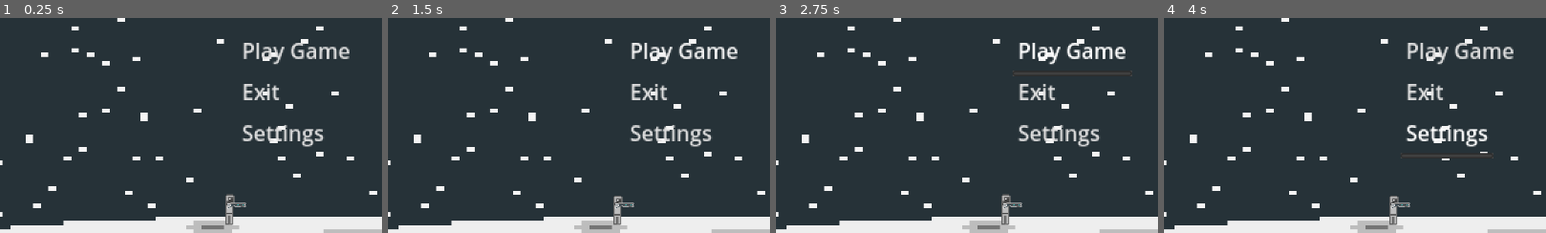
Above: before the commit, frames 1-4 (left to right).
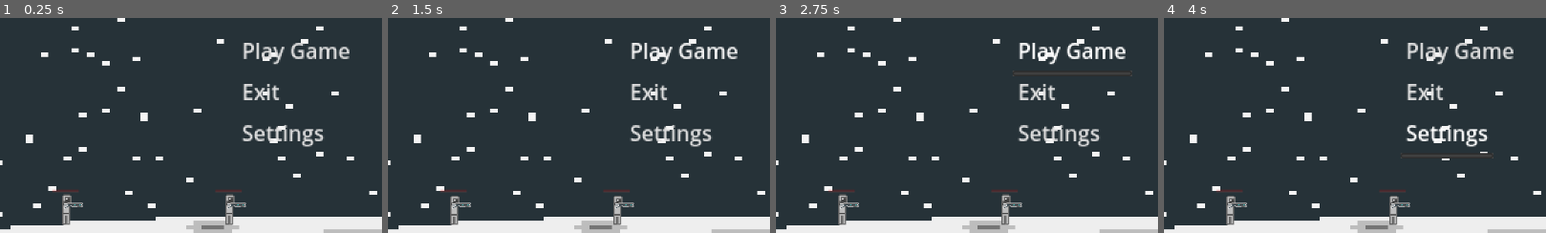
Above: after the commit, the same moments.

Repository: peterbucygamedev/MoonMen
Game: Godot game, scene res://Scenes/main_menu.tscn
The game is run twice, just before and just after one commit, with the same random seed, the same clock (stepped at 60 frames per second) and the same inputs.
Inputs:
- Up to frame 1 (0.25 s): no input
- Up to frame 2 (1.5 s): click "Play Game" at 0.5 s; click "Play Game" at 1.25 s
- Up to frame 3 (2.75 s): click "Play Game" at 2 s
- Up to frame 4 (4 s): click "Settings" at 2.75 s; tap Enter (ui_accept) at 3.5, 3.77 s
The pictures show only the part of the screen within x 14-64%, y 19-69%; the shares and areas given below are measured in that part.

The runs differ from the first frame. In frame 1, 0.5% of the frame differs, in the area x 13-64%, y 80-97%; in frame 2, 0.5%; in frame 3, 0.5%; in frame 4, 0.5%.

Commit message:
working on projectiles

Diff:
--- a/Scenes/bullet.tscn
+++ b/Scenes/bullet.tscn
@@ -4,16 +4,21 @@
 [ext_resource type="Texture2D" uid="uid://cdma4wvh2ef2t" path="res://Assets/pixil-frame-0 - 2024-08-06T114136.614.png" id="1_jhuys"]
 
 [sub_resource type="RectangleShape2D" id="RectangleShape2D_usoef"]
+size = Vector2(4, 2.1)
 
 [node name="bullet" type="RigidBody2D"]
-gravity_scale = 0.0
+collision_layer = 2
+collision_mask = 2
+center_of_mass_mode = 1
+center_of_mass = Vector2(0, 0.1)
+inertia = 30.0
 script = ExtResource("1_3y6mo")
 
 [node name="CollisionShape2D" type="CollisionShape2D" parent="."]
 shape = SubResource("RectangleShape2D_usoef")
-disabled = true
 
 [node name="Sprite2D" type="Sprite2D" parent="."]
+position = Vector2(-9.53674e-07, 0.1)
 scale = Vector2(0.2, 0.2)
 texture = ExtResource("1_jhuys")
 region_enabled = true
--- a/Scenes/main_menu.tscn
+++ b/Scenes/main_menu.tscn
@@ -70,3 +70,7 @@
 
 [node name="player" parent="." instance=ExtResource("1_yn0hc")]
 position = Vector2(-35, 19)
+
+[node name="player2" parent="." instance=ExtResource("1_yn0hc")]
+position = Vector2(-158, 18)
+playerNumber = 1
--- a/Scenes/player.tscn
+++ b/Scenes/player.tscn
@@ -1,10 +1,13 @@
-[gd_scene load_steps=21 format=3 uid="uid://jb2kjgt1osww"]
+[gd_scene load_steps=58 format=3 uid="uid://jb2kjgt1osww"]
 
 [ext_resource type="Texture2D" uid="uid://b6se1338dhyv0" path="res://Assets/pixil-frame-0 - 2024-08-03T161208.173.png" id="1_gv3uw"]
 [ext_resource type="Script" path="res://Scripts/playerScript.gd" id="1_h1kp2"]
 [ext_resource type="Texture2D" uid="uid://n3i63b24goij" path="res://Assets/pixil-frame-0 - 2024-08-03T192824.383.png" id="2_1g58m"]
 [ext_resource type="Texture2D" uid="uid://docaxey80f3nh" path="res://Assets/pixil-frame-0 - 2024-08-03T162605.042.png" id="3_a2hm7"]
 [ext_resource type="Texture2D" uid="uid://pdsvhbod1g46" path="res://Assets/pixil-frame-0 - 2024-08-05T151743.236.png" id="5_4somu"]
+[ext_resource type="Texture2D" uid="uid://d03nxuf2kcj01" path="res://Assets/pixil-frame-0 - 2024-06-30T203151.892.png" id="6_glway"]
+[ext_resource type="Texture2D" uid="uid://dn37m8u2rsr44" path="res://Assets/pixil-frame-0 - 2024-08-06T223254.305.png" id="7_aqhe7"]
+[ext_resource type="Texture2D" uid="uid://cmhdl0u41ryx3" path="res://Assets/pixil-frame-0 - 2024-08-06T223108.068.png" id="8_qk2ns"]
 
 [sub_resource type="RectangleShape2D" id="RectangleShape2D_l6b1r"]
 
@@ -112,7 +115,294 @@
 
 [sub_resource type="RectangleShape2D" id="RectangleShape2D_8xmi7"]
 
+[sub_resource type="AtlasTexture" id="AtlasTexture_i2oau"]
+atlas = ExtResource("6_glway")
+region = Rect2(0, 0, 100, 10)
+
+[sub_resource type="AtlasTexture" id="AtlasTexture_bnaej"]
+atlas = ExtResource("7_aqhe7")
+region = Rect2(0, 0, 100, 10)
+
+[sub_resource type="AtlasTexture" id="AtlasTexture_hr6wf"]
+atlas = ExtResource("6_glway")
+region = Rect2(0, 90, 100, 10)
+
+[sub_resource type="AtlasTexture" id="AtlasTexture_7nfvm"]
+atlas = ExtResource("7_aqhe7")
+region = Rect2(0, 90, 100, 10)
+
+[sub_resource type="AtlasTexture" id="AtlasTexture_4ymbk"]
+atlas = ExtResource("6_glway")
+region = Rect2(0, 10, 100, 10)
+
+[sub_resource type="AtlasTexture" id="AtlasTexture_7cx6u"]
+atlas = ExtResource("7_aqhe7")
+region = Rect2(0, 10, 100, 10)
+
+[sub_resource type="AtlasTexture" id="AtlasTexture_jfjn3"]
+atlas = ExtResource("6_glway")
+region = Rect2(0, 20, 100, 10)
+
+[sub_resource type="AtlasTexture" id="AtlasTexture_upo4r"]
+atlas = ExtResource("7_aqhe7")
+region = Rect2(0, 20, 100, 10)
+
+[sub_resource type="AtlasTexture" id="AtlasTexture_ex48a"]
+atlas = ExtResource("6_glway")
+region = Rect2(0, 30, 100, 10)
+
+[sub_resource type="AtlasTexture" id="AtlasTexture_h4uc2"]
+atlas = ExtResource("7_aqhe7")
+region = Rect2(0, 30, 100, 10)
+
+[sub_resource type="AtlasTexture" id="AtlasTexture_x6tdv"]
+atlas = ExtResource("6_glway")
+region = Rect2(0, 40, 100, 10)
+
+[sub_resource type="AtlasTexture" id="AtlasTexture_5kre5"]
+atlas = ExtResource("7_aqhe7")
+region = Rect2(0, 40, 100, 10)
+
+[sub_resource type="AtlasTexture" id="AtlasTexture_0ucnb"]
+atlas = ExtResource("6_glway")
+region = Rect2(0, 50, 100, 10)
+
+[sub_resource type="AtlasTexture" id="AtlasTexture_3ljda"]
+atlas = ExtResource("7_aqhe7")
+region = Rect2(0, 50, 100, 10)
+
+[sub_resource type="AtlasTexture" id="AtlasTexture_cjh7o"]
+atlas = ExtResource("6_glway")
+region = Rect2(0, 70, 100, 10)
+
+[sub_resource type="AtlasTexture" id="AtlasTexture_hs7hr"]
+atlas = ExtResource("7_aqhe7")
+region = Rect2(0, 60, 100, 10)
+
+[sub_resource type="AtlasTexture" id="AtlasTexture_5jsix"]
+atlas = ExtResource("6_glway")
+region = Rect2(0, 70, 100, 10)
+
+[sub_resource type="AtlasTexture" id="AtlasTexture_o524p"]
+atlas = ExtResource("7_aqhe7")
+region = Rect2(0, 70, 100, 10)
+
+[sub_resource type="AtlasTexture" id="AtlasTexture_kdeud"]
+atlas = ExtResource("6_glway")
+region = Rect2(0, 80, 100, 10)
+
+[sub_resource type="AtlasTexture" id="AtlasTexture_tieb6"]
+atlas = ExtResource("7_aqhe7")
+region = Rect2(0, 80, 100, 10)
+
+[sub_resource type="SpriteFrames" id="SpriteFrames_wb7q8"]
+animations = [{
+"frames": [{
+"duration": 1.0,
+"texture": SubResource("AtlasTexture_i2oau")
+}, {
+"duration": 1.0,
+"texture": SubResource("AtlasTexture_bnaej")
+}],
+"loop": false,
+"name": &"10",
+"speed": 1.0
+}, {
+"frames": [{
+"duration": 1.0,
+"texture": SubResource("AtlasTexture_hr6wf")
+}, {
+"duration": 1.0,
+"texture": SubResource("AtlasTexture_7nfvm")
+}],
+"loop": false,
+"name": &"100",
+"speed": 1.0
+}, {
+"frames": [{
+"duration": 1.0,
+"texture": SubResource("AtlasTexture_4ymbk")
+}, {
+"duration": 1.0,
+"texture": SubResource("AtlasTexture_7cx6u")
+}],
+"loop": false,
+"name": &"20",
+"speed": 1.0
+}, {
+"frames": [{
+"duration": 1.0,
+"texture": SubResource("AtlasTexture_jfjn3")
+}, {
+"duration": 1.0,
+"texture": SubResource("AtlasTexture_upo4r")
+}],
+"loop": false,
+"name": &"30",
+"speed": 1.0
+}, {
+"frames": [{
+"duration": 1.0,
+"texture": SubResource("AtlasTexture_ex48a")
+}, {
+"duration": 1.0,
+"texture": SubResource("AtlasTexture_h4uc2")
+}],
+"loop": false,
+"name": &"40",
+"speed": 1.0
+}, {
+"frames": [{
+"duration": 1.0,
+"texture": SubResource("AtlasTexture_x6tdv")
+}, {
+"duration": 1.0,
+"texture": SubResource("AtlasTexture_5kre5")
+}],
+"loop": false,
+"name": &"50",
+"speed": 1.0
+}, {
+"frames": [{
+"duration": 1.0,
+"texture": SubResource("AtlasTexture_0ucnb")
+}, {
+"duration": 1.0,
+"texture": SubResource("AtlasTexture_3ljda")
+}],
+"loop": true,
+"name": &"60",
+"speed": 1.0
+}, {
+"frames": [{
+"duration": 1.0,
+"texture": SubResource("AtlasTexture_cjh7o")
+}, {
+"duration": 1.0,
+"texture": SubResource("AtlasTexture_hs7hr")
+}],
+"loop": false,
+"name": &"70",
+"speed": 1.0
+}, {
+"frames": [{
+"duration": 1.0,
+"texture": SubResource("AtlasTexture_5jsix")
+}, {
+"duration": 1.0,
+"texture": SubResource("AtlasTexture_o524p")
+}],
+"loop": false,
+"name": &"80",
+"speed": 1.0
+}, {
+"frames": [{
+"duration": 1.0,
+"texture": SubResource("AtlasTexture_kdeud")
+}, {
+"duration": 1.0,
+"texture": SubResource("AtlasTexture_tieb6")
+}],
+"loop": false,
+"name": &"90",
+"speed": 1.0
+}]
+
+[sub_resource type="AtlasTexture" id="AtlasTexture_vkay2"]
+atlas = ExtResource("8_qk2ns")
+region = Rect2(0, 0, 100, 10)
+
+[sub_resource type="AtlasTexture" id="AtlasTexture_xh3xg"]
+atlas = ExtResource("8_qk2ns")
+region = Rect2(0, 10, 100, 10)
+
+[sub_resource type="AtlasTexture" id="AtlasTexture_644ht"]
+atlas = ExtResource("8_qk2ns")
+region = Rect2(0, 20, 100, 10)
+
+[sub_resource type="AtlasTexture" id="AtlasTexture_jt5h8"]
+atlas = ExtResource("8_qk2ns")
+region = Rect2(0, 30, 100, 10)
+
+[sub_resource type="AtlasTexture" id="AtlasTexture_7xcm0"]
+atlas = ExtResource("8_qk2ns")
+region = Rect2(0, 40, 100, 10)
+
+[sub_resource type="AtlasTexture" id="AtlasTexture_10wm1"]
+atlas = ExtResource("8_qk2ns")
+region = Rect2(0, 50, 100, 10)
+
+[sub_resource type="AtlasTexture" id="AtlasTexture_87qh8"]
+atlas = ExtResource("8_qk2ns")
+region = Rect2(0, 60, 100, 10)
+
+[sub_resource type="AtlasTexture" id="AtlasTexture_55f5t"]
+atlas = ExtResource("8_qk2ns")
+region = Rect2(0, 70, 100, 10)
+
+[sub_resource type="AtlasTexture" id="AtlasTexture_hy2aw"]
+atlas = ExtResource("8_qk2ns")
+region = Rect2(0, 80, 100, 10)
+
+[sub_resource type="AtlasTexture" id="AtlasTexture_nkh1f"]
+atlas = ExtResource("8_qk2ns")
+region = Rect2(0, 90, 100, 10)
+
+[sub_resource type="AtlasTexture" id="AtlasTexture_22tlh"]
+atlas = ExtResource("8_qk2ns")
+region = Rect2(0, 100, 100, 10)
+
+[sub_resource type="AtlasTexture" id="AtlasTexture_yun8b"]
+atlas = ExtResource("8_qk2ns")
+region = Rect2(0, 110, 100, 10)
+
+[sub_resource type="SpriteFrames" id="SpriteFrames_apwj7"]
+animations = [{
+"frames": [{
+"duration": 1.0,
+"texture": SubResource("AtlasTexture_vkay2")
+}, {
+"duration": 1.0,
+"texture": SubResource("AtlasTexture_xh3xg")
+}, {
+"duration": 1.0,
+"texture": SubResource("AtlasTexture_644ht")
+}, {
+"duration": 1.0,
+"texture": SubResource("AtlasTexture_jt5h8")
+}, {
+"duration": 1.0,
+"texture": SubResource("AtlasTexture_7xcm0")
+}, {
+"duration": 1.0,
+"texture": SubResource("AtlasTexture_10wm1")
+}, {
+"duration": 1.0,
+"texture": SubResource("AtlasTexture_87qh8")
+}, {
+"duration": 1.0,
+"texture": SubResource("AtlasTexture_55f5t")
+}, {
+"duration": 1.0,
+"texture": SubResource("AtlasTexture_hy2aw")
+}, {
+"duration": 1.0,
+"texture": SubResource("AtlasTexture_nkh1f")
+}, {
+"duration": 1.0,
+"texture": SubResource("AtlasTexture_22tlh")
+}, {
+"duration": 1.0,
+"texture": SubResource("AtlasTexture_yun8b")
+}],
+"loop": true,
+"name": &"default",
+"speed": 20.0
+}]
+
 [node name="player" type="CharacterBody2D"]
+collision_layer = 3
+collision_mask = 3
 script = ExtResource("1_h1kp2")
 
 [node name="CollisionShape2D" type="CollisionShape2D" parent="."]
@@ -137,3 +427,17 @@
 offset = Vector2(15, 0)
 region_enabled = true
 region_rect = Rect2(0, 0, 43, 22)
+
+[node name="health" type="AnimatedSprite2D" parent="."]
+position = Vector2(0, -9)
+scale = Vector2(0.2, 0.2)
+sprite_frames = SubResource("SpriteFrames_wb7q8")
+animation = &"100"
+frame = 1
+frame_progress = 1.0
+
+[node name="healthOutline" type="AnimatedSprite2D" parent="health"]
+position = Vector2(0, 4.76837e-06)
+scale = Vector2(1, 1)
+sprite_frames = SubResource("SpriteFrames_apwj7")
+frame_progress = 0.843602
--- a/Scenes/tile_1_teal.tscn
+++ b/Scenes/tile_1_teal.tscn
@@ -7,6 +7,8 @@
 
 [node name="Tile1Teal" type="StaticBody2D"]
 scale = Vector2(2, 2)
+collision_layer = 3
+collision_mask = 3
 
 [node name="CollisionShape2D" type="CollisionShape2D" parent="."]
 shape = SubResource("RectangleShape2D_6ugy8")
--- a/Scripts/playerScript.gd
+++ b/Scripts/playerScript.gd
@@ -6,23 +6,31 @@
 @onready var sprite_2d = $weapon/Sprite2D
 var bullet = preload("res://Scenes/bullet.tscn")
 @onready var player = $"."
-
-
+var health = 20
+@onready var healthBar = $health
 @export var playerNumber = 0
 # Get the gravity from the project settings to be synced with RigidBody nodes.
 var gravity = ProjectSettings.get_setting("physics/2d/default_gravity")
+
+
+
 
 func shoot():
 	var b = bullet.instantiate()
 	player.owner.add_child(b)
 	b.transform = $weapon.global_transform
-	b.apply_impulse($weapon.transform.x * 1000, Vector2(0,0))
+	b.apply_impulse($weapon.transform.x * 750, Vector2(0,0))
+	add_collision_exception_with(b)
+	$weapon.add_collision_exception_with(b)
+
 
 func _physics_process(delta):
-	print($weapon.global_transform)
 
-	if Input.is_action_just_pressed("shoot"):
-		shoot()
+	if Input.get_joy_axis(playerNumber, 5):
+		if Input.is_action_just_pressed("shoot"):
+			shoot()
+
+
 	# Add the gravity.
 	if not is_on_floor():
 		velocity.y += gravity * delta
@@ -58,6 +66,40 @@
 		#print("stop")
 		animated_sprite_2d.play("idle")
 
+	if health <= 0:
+		#print("you died")
+		pass
+
+	if health <= 10:
+		healthBar.play("health 10")
+
+	if health > 10 and health <= 20:
+		healthBar.play("health 20")
+
+	if health > 20 and health <= 30:
+		healthBar.play("health 30")
+
+	if health > 30 and health <= 40:
+		healthBar.play("health 40")
+
+	if health > 40 and health <= 50:
+		healthBar.play("health 50")
+
+	if health > 50 and health <= 60:
+		healthBar.play("health 60")
+
+	if health > 60 and health <= 70:
+		healthBar.play("health 70")
+
+	if health > 70 and health <= 80:
+		healthBar.play("health 80")
+
+	if health > 80 and health <= 90:
+		healthBar.play("health 90")
+
+	if health > 90 and health <= 100:
+		healthBar.play("health 100")
+
 	var joystick_horizontal = Input.get_joy_axis(playerNumber, 2)
 	var joystick_vertical = Input.get_joy_axis(playerNumber, 3)
 	$weapon.rotation = atan2(joystick_vertical, joystick_horizontal)
Binary file added: Assets/pixil-frame-0 - 2024-06-30T203151.892.png
Not shown, added: Assets/pixil-frame-0 - 2024-06-30T203151.892.png.import
Binary file added: Assets/pixil-frame-0 - 2024-08-06T223108.068.png
Not shown, added: Assets/pixil-frame-0 - 2024-08-06T223108.068.png.import
Binary file added: Assets/pixil-frame-0 - 2024-08-06T223254.305.png
Not shown, added: Assets/pixil-frame-0 - 2024-08-06T223254.305.png.import
